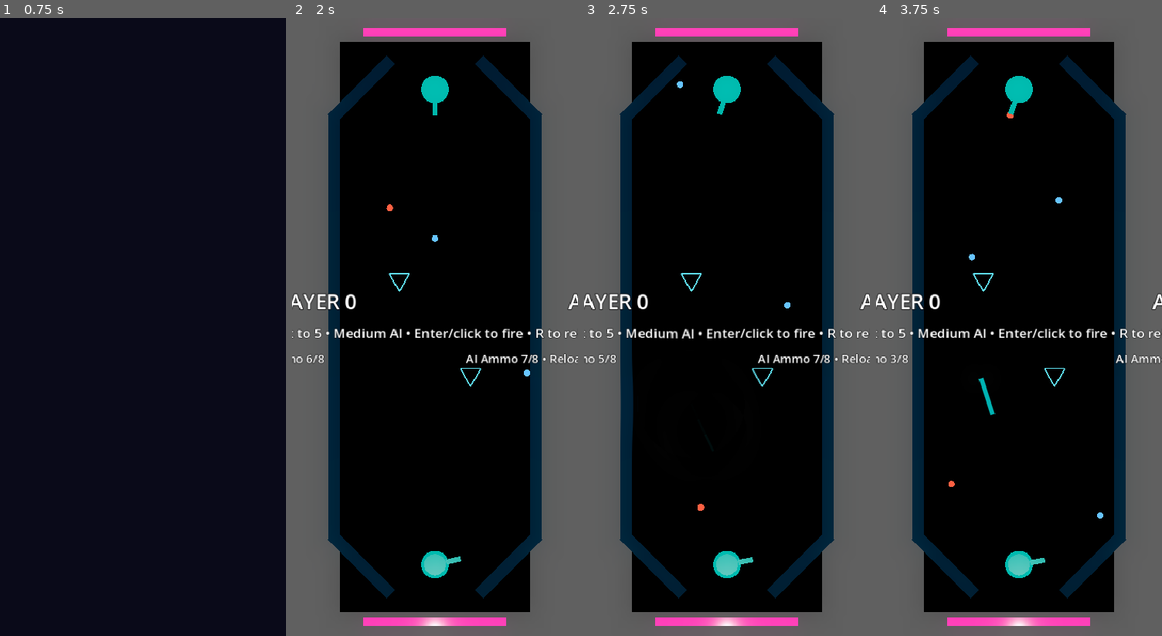
Above: before the commit, frames 1-4 (left to right).
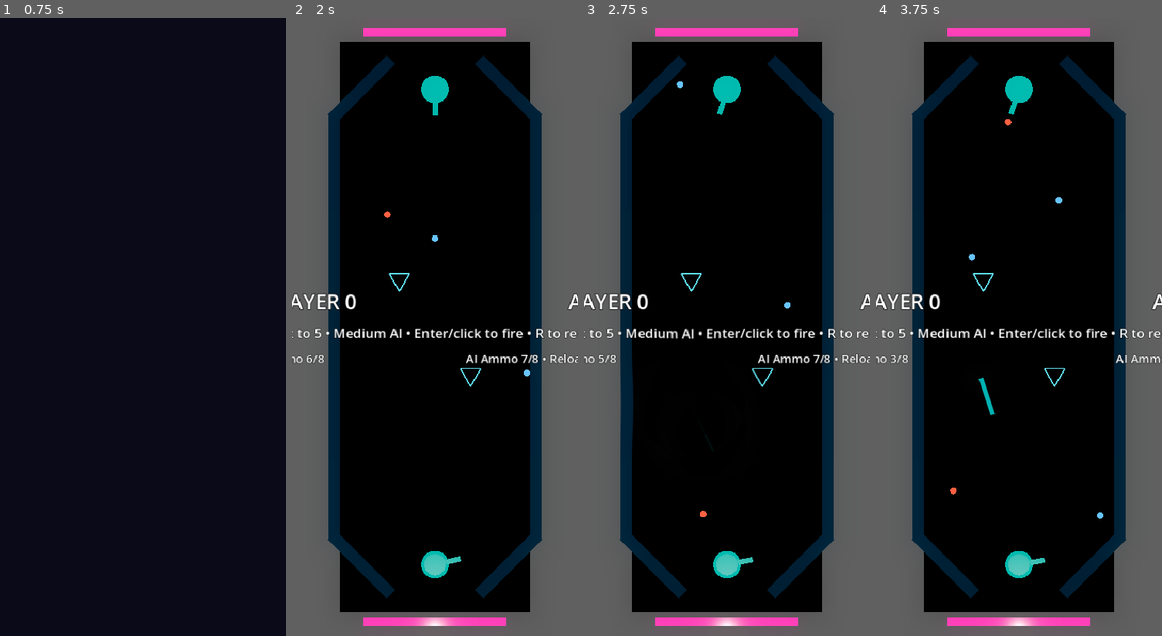
Above: after the commit, the same moments.

Repository: mchambers-mojang/sweet-vinegar-games
Game: Godot game, scene res://scenes/carom_menu.tscn
The game is run twice, just before and just after one commit, with the same random seed, the same clock (stepped at 60 frames per second) and the same inputs. This scene is started directly instead of the project's main scene.
Inputs (mouse positions are in pixels of both pictures, inside the frame that each line leads up to):
- Up to frame 1 (0.75 s): click "Play" at 0.5 s
- Up to frame 2 (2 s): tap Enter (ui_accept) at 1.25, 1.52 s; move the mouse to (497, 296) at 1.27 s; hold Right (ui_right) from 1.28 s (still down); hold Shift from 1.28 s (still down); click (497, 296) at 1.42 s
- Up to frame 3 (2.75 s): release Right (ui_right) at 2 s; release Shift at 2 s; tap Enter (ui_accept) at 2 s; drag from (669, 357) to (712, 450) at 2.02 s
- Up to frame 4 (3.75 s): tap Enter (ui_accept) at 2.75, 3.5 s; move the mouse to (1047, 191) at 2.77 s; hold Right (ui_right) 2.78-3.5 s; tap Ctrl at 2.85 s; drag from (1004, 450) to (933, 234) at 3.52 s

Frame 1 is identical in both runs. In frame 2, less than 0.1% of the frame differs, in the area x 32-52%, y 13-33%; in frame 3, less than 0.1%; in frame 4, less than 0.1%, in the area x 25-50%, y 13-78%.

Commit message:
Decouple difficulty from CaromMenu static: pass via scene meta

Diff:
--- a/carom/scripts/carom_match_controller.gd
+++ b/carom/scripts/carom_match_controller.gd
@@ -22,7 +22,9 @@
 	hud.menu_requested.connect(_on_menu)
 	hud.difficulty_changed.connect(_on_difficulty_changed)
 
-	state.difficulty = CaromMenu.selected_difficulty
+	state.difficulty = arena.get_meta("carom_difficulty", 1) as int
+	if arena.has_meta("carom_difficulty"):
+		arena.remove_meta("carom_difficulty")
 
 	call_deferred("_init_match")
 
@@ -161,4 +163,3 @@
 
 func _on_difficulty_changed(level: int) -> void:
 	state.difficulty = level
-	CaromMenu.selected_difficulty = level
--- a/carom/scripts/carom_menu.gd
+++ b/carom/scripts/carom_menu.gd
@@ -8,8 +8,8 @@
 @onready var back_button: Button = %BackButton
 @onready var difficulty_button: OptionButton = %DifficultyButton
 
-## Shared state so the arena scene can read the chosen difficulty.
-static var selected_difficulty: int = 1
+## Last selected difficulty tier (persists display state across menu visits).
+var _selected_difficulty: int = 1
 
 
 # --- GameMenu overrides ---
@@ -31,11 +31,16 @@
 
 
 func _on_menu_ready() -> void:
-	difficulty_button.selected = selected_difficulty
+	difficulty_button.selected = _selected_difficulty
 	difficulty_button.item_selected.connect(func(idx: int) -> void:
-		selected_difficulty = idx
+		_selected_difficulty = idx
 	)
 	play_button.pressed.connect(func() -> void:
-		selected_difficulty = difficulty_button.selected
-		SceneTransition.transition_to(_get_game_scene_path())
+		var difficulty := difficulty_button.selected
+		SceneTransition.transition_with_callback(func() -> void:
+			var arena: Node = load(_get_game_scene_path()).instantiate()
+			arena.set_meta("carom_difficulty", difficulty)
+			get_tree().root.add_child(arena)
+			queue_free()
+		)
 	)
